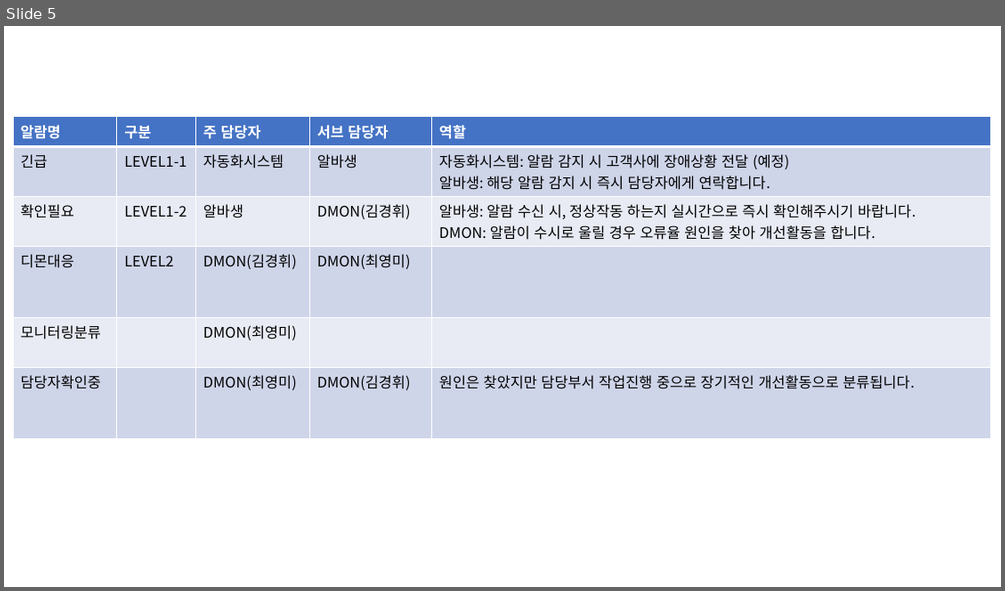
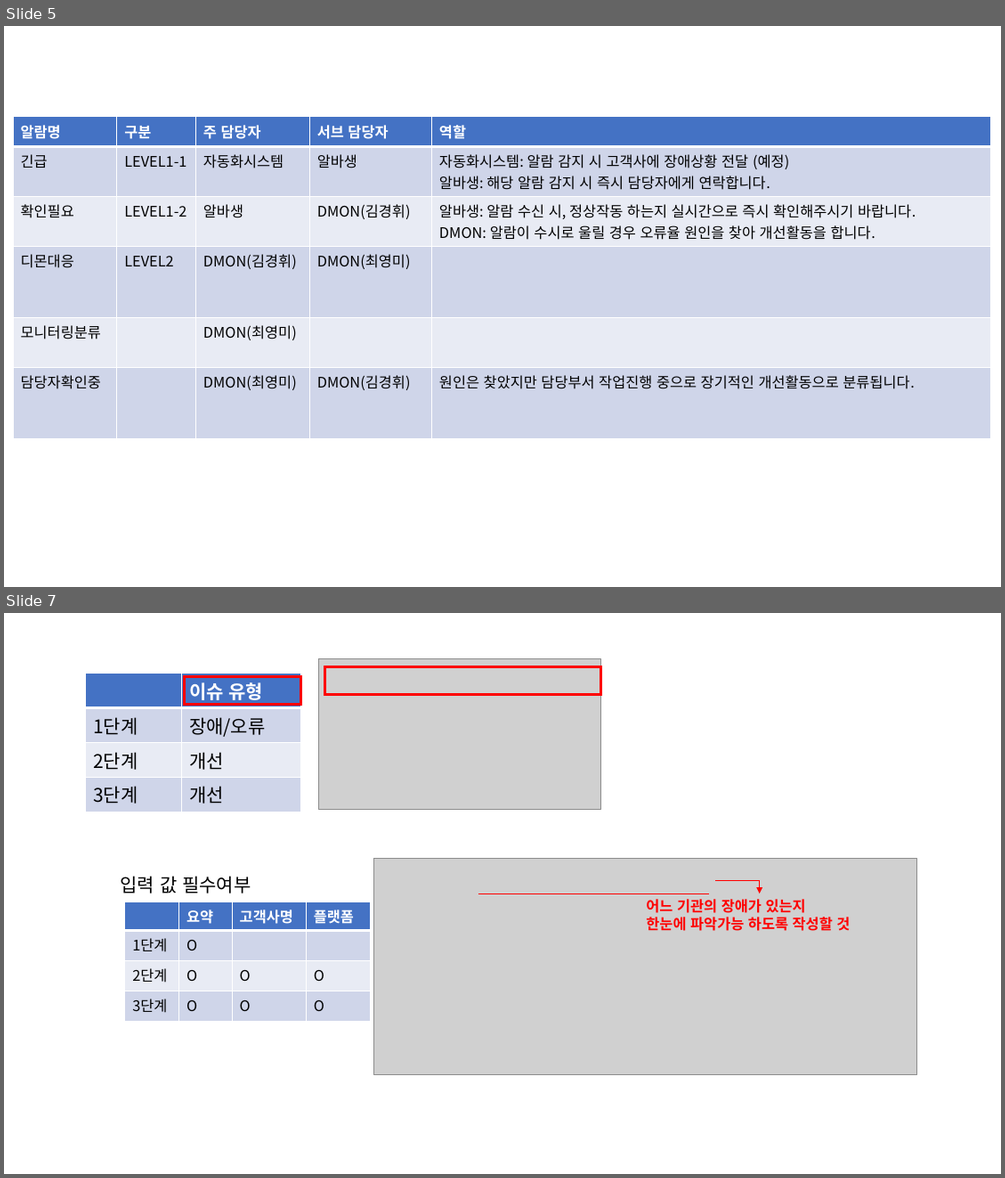
Before and after one commit to kwicmanual/kwicmanual.github.io, a slide deck: 매뉴얼.pptx. Shown one above the other, each under a label of ours: slide 5 before the commit, slides 5 and 7 after it; the slides between them are not shown. The pictures are 1005x591 and 1005x1178 pixels, drawn with LibreOffice and Linux fonts; fonts in the diff are those of the drawing; grey boxes stand for pictures. Boxes give left, top, right and bottom in pixels: in the first picture for what was removed or moved away, otherwise in the second. Text is boxed around its words. In the diff, an @@ line names an element or a change of style, - is before the commit and + after.

```diff
--- a/매뉴얼.pptx
+++ b/매뉴얼.pptx
@@ slide 7 added at [4,613,1001,1174], background #FFFFFF @@
@@ picture added at [319,659,600,810] @@
@@ table added at [86,674,300,807], 4 rows, 2 columns @@
+ | 이슈 유형
+1단계 | 장애/오류
+2단계 | 개선
+3단계 | 개선
@@ rectangle added at [184,676,301,705], outline #FF0000 2.75 pt @@
@@ rectangle added at [324,666,600,695], outline #FF0000 2.75 pt @@
@@ text added at [121,876,251,893], 18 pt, text #000000 @@
+입력 값 필수여부
@@ picture added at [374,859,917,1074] @@
@@ table added at [125,901,371,1018], 4 rows, 4 columns @@
+ | 요약 | 고객사명 | 플랫폼
+1단계 | O |  | 
+2단계 | O | O | O
+3단계 | O | O | O
@@ line added from (478, 893) to (709, 893), #FF0000 0.5 pt @@
@@ text added at [646,899,850,931], 14 pt, text #FF0000, bold @@
+어느 기관의 장애가 있는지
+한눈에 파악가능 하도록 작성할 것
@@ elbow arrow added from (716, 880) to (760, 893), #FF0000 0.5 pt @@
```
Also in this commit, not shown: 2 other slides added, 5 other files.
